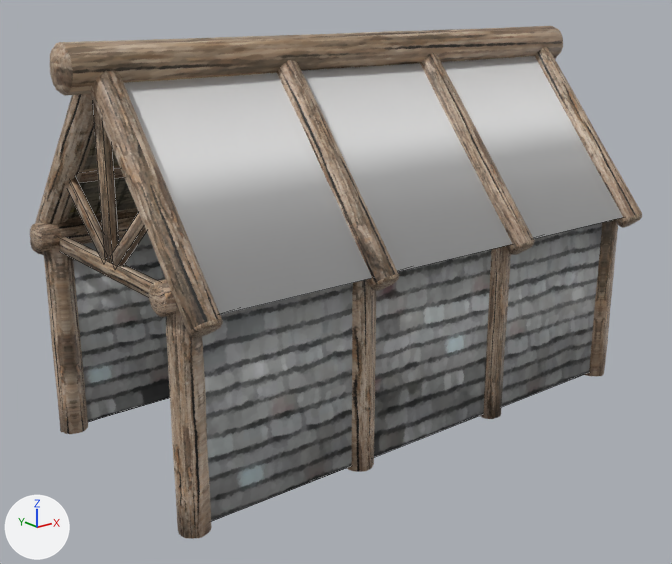
What one commit did to the FBX model Assets/Models/longhouse.fbx.
Both versions are drawn from a 50 mm lens placed at (-0.0673, -0.0811, 0.0364), pointed at (-0.0026, -0.0003, 0.0041). The axes (+X, +Y, +Z) are drawn at lower left. The lights are the same throughout. Mesh edges are drawn as thin lines on the coarser meshes. Where no turn or scale is listed for an object, it has been applied to the vertices.
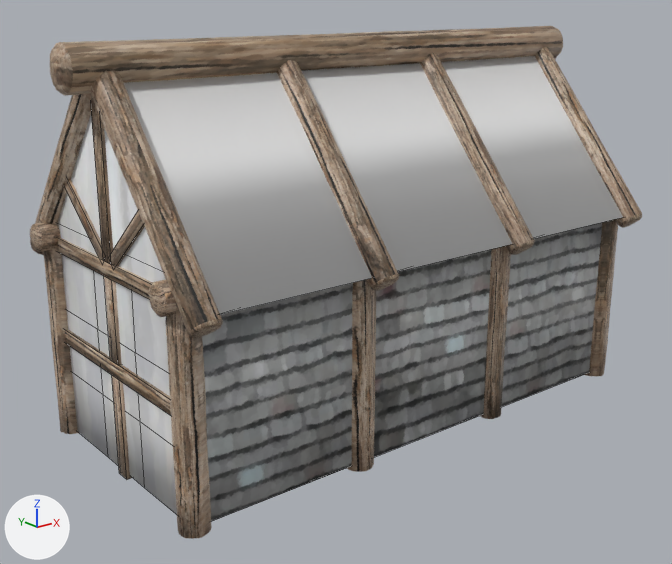
Commit message: Longhouse done

Where the newer file only moved an object's origin or applied its transform, the numbers keep the older frame.

What differs and where, as boxes (x1, y1, x2, y2) in the pictures (672 x 564 px):
'Cube_012', added: after (57, 115, 177, 515)
'Cube_007', mesh rescaled, moved: before (59, 100, 158, 298); after (57, 98, 153, 299)
'Cube_011', added (brown): after (65, 276, 171, 479)

Patch to the scene script:
```diff
--- a/Assets/Models/longhouse.fbx.py
+++ b/Assets/Models/longhouse.fbx.py
@@ mat_none__longhouseinsideroof_jpg @@
+mat_none__longhouseinsideroof_jpg = principled_material('None__longhouseInsideRoof_jpg')
+mat_none__longhouseinsideroof_jpg.texture = img_longhouseinsideroof_jpg
+mat_none__longhouseinsideroof_jpg.roughness = 0.649
@@ me_cube_007 @@
 me_cube_007.from_pydata(...)  # 32 vertices, 24 faces; spans x -0.0004..0.0004, y -0.0126..0.0126, z 0.0098..0.0276
 # used by ob_cube_007; location = (-0.03, 0.0, 0.0)
+# me_cube_007 part 1: the whole mesh is scaled about its middle by (1.5, 1, 1), then moved by (0.0, 0.0, -0.0151)
 me_cube_007.materials.append(mat_none__wildtextures_old_wood_original_file_png)
@@ me_cube_011 @@
+me_cube_011.from_pydata(...)  # a box spanning x -0.0006..0.0006, y -0.0126..0.0126, z -0.0004..0.0012; a box spanning x -0.0006..0.0006, y -0.0009..0.0009, z 0.0012..0.01; a box spanning x -0.0006..0.0006, y -0.0009..0.0009, z -0.0115..-0.0004
+me_cube_011.materials.append(mat_none__wildtextures_old_wood_original_file_png)  # picture img_wildtextures_old_wood_original_file_png
@@ me_cube_012 @@
+me_cube_012.from_pydata(...)  # 38 vertices, 35 faces; spans x -0.0002..0.0002, y -0.0127..0.0127, z -0.0139..0.0268
+me_cube_012.materials.append(mat_none__longhouseinsideroof_jpg)  # picture img_longhouseinsideroof_jpg
@@ ob_cube_007 @@
 ob_cube_007 = bpy.data.objects.new('Cube_007', me_cube_007)
-ob_cube_007.location = (-0.03, 0.0, 0.0)
+ob_cube_007.location = (-0.03, 0.0, 0.0151)
@@ ob_cube_011 @@
+ob_cube_011 = bpy.data.objects.new('Cube_011', me_cube_011)
+ob_cube_011.location = (-0.03, 0.0, -0.0001)
@@ ob_cube_012 @@
+ob_cube_012 = bpy.data.objects.new('Cube_012', me_cube_012)
+ob_cube_012.location = (-0.03, 0.0, 0.0026)
```
